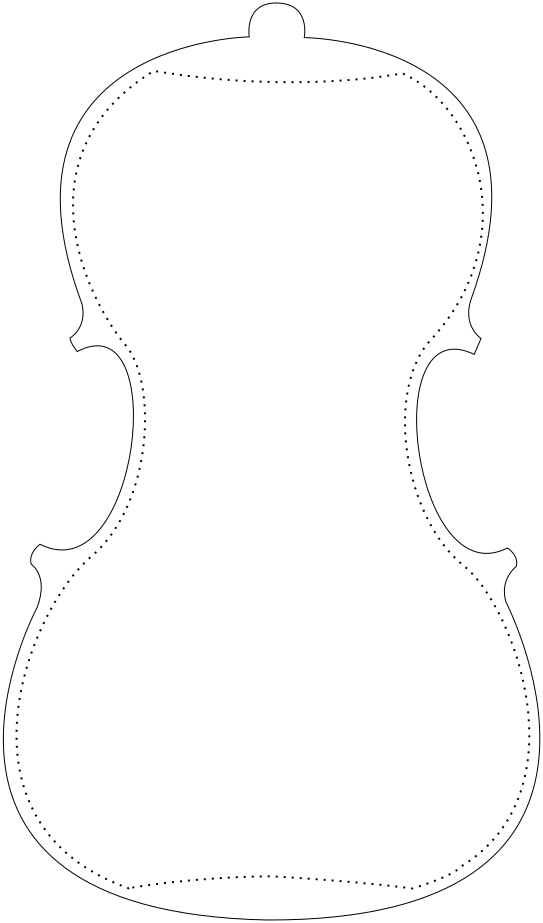
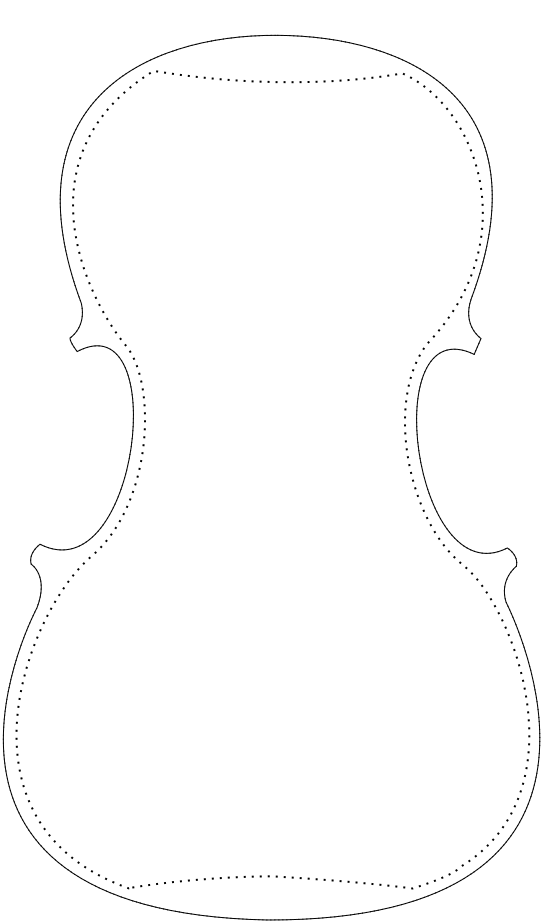
Before/after of a w=543, h=923 layered artwork. What changed in the layer stack:
painted on "plate" over [2, 2, 541, 921]
